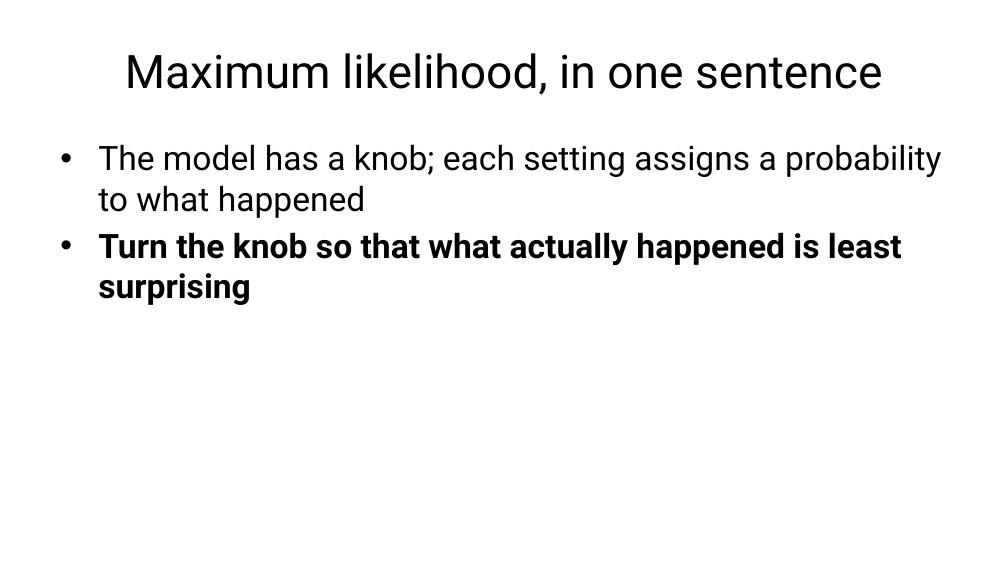
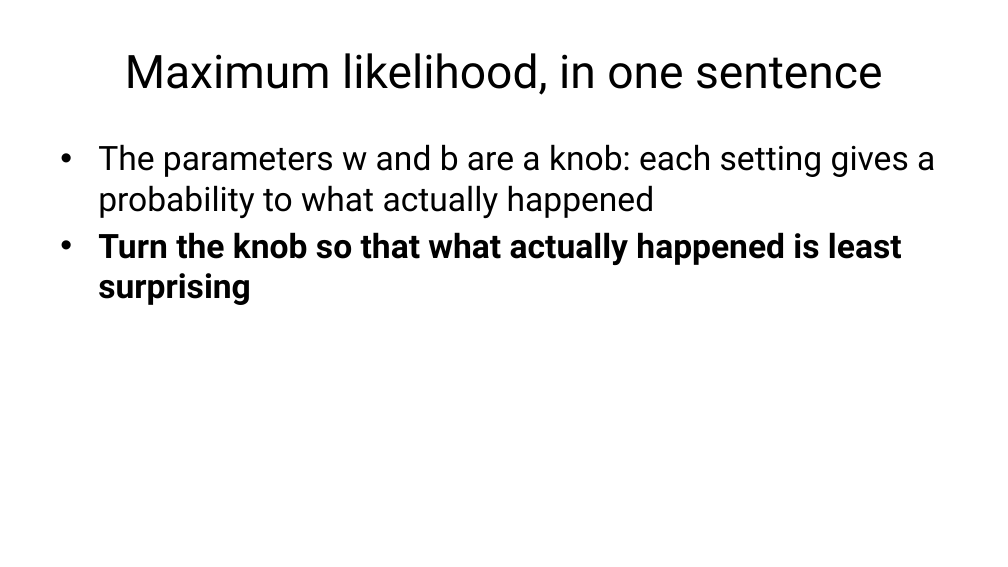
Before and after one commit to fabioantonini/technologies-for-artificial-intelligence, a slide deck: slide 14 of Lessons/04_classification_and_metrics/Slides/classification_and_metrics_slides.pptx. Drawn at 1008x567 pixels with LibreOffice and Linux fonts; fonts in the diff are those of the drawing; background and template pictures are left out. Boxes give left, top, right and bottom in pixels: in the first picture for what was removed or moved away, otherwise in the second. Text is boxed around its words. In the diff, an @@ line names an element or a change of style, - is before the commit and + after.

```diff
--- a/Lessons/04_classification_and_metrics/Slides/classification_and_metrics_slides.pptx
+++ b/Lessons/04_classification_and_metrics/Slides/classification_and_metrics_slides.pptx
@@ text at [98, 144, 935, 218]: text changed @@
-• The model has a knob; each setting assigns a probability to what happened
+• The parameters w and b are a knob: each setting gives a probability to what actually happened
```
Also in this commit, not shown: 11 other slides changed, 1 slide added, 1 slide removed, 4 other files.
